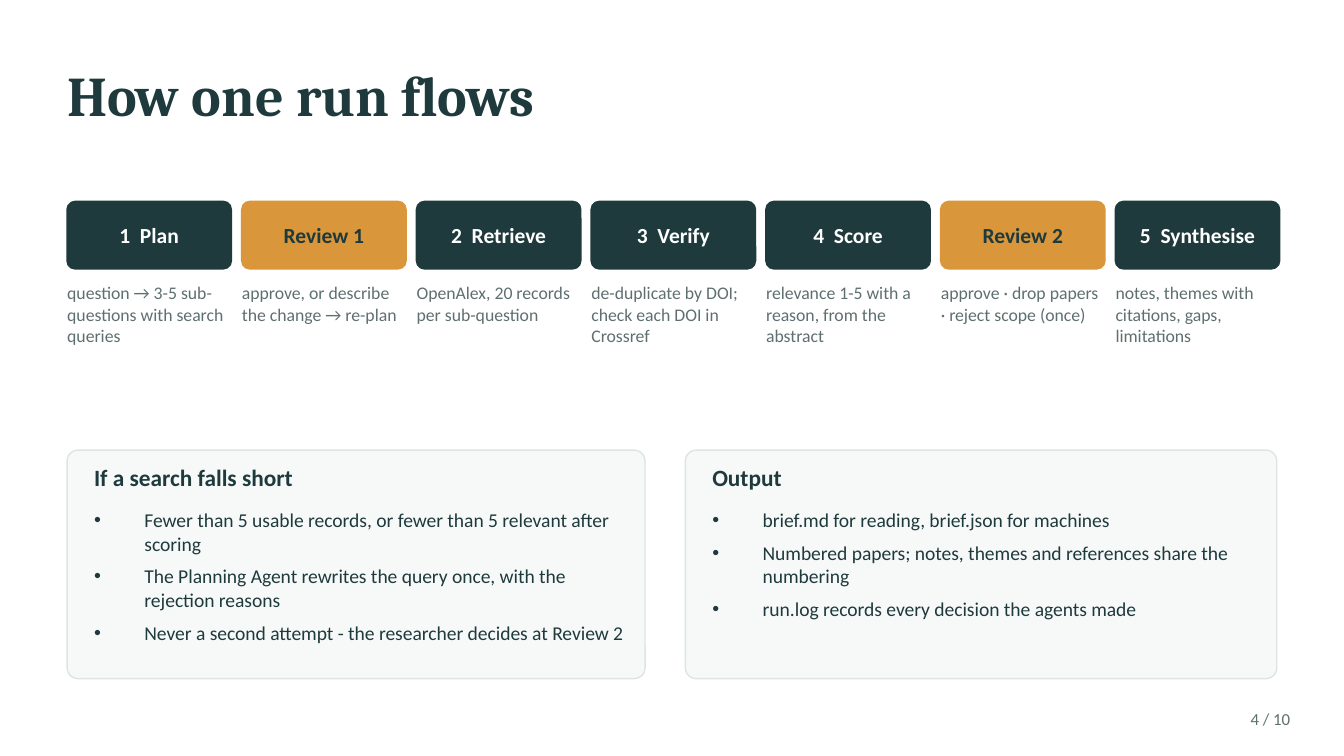
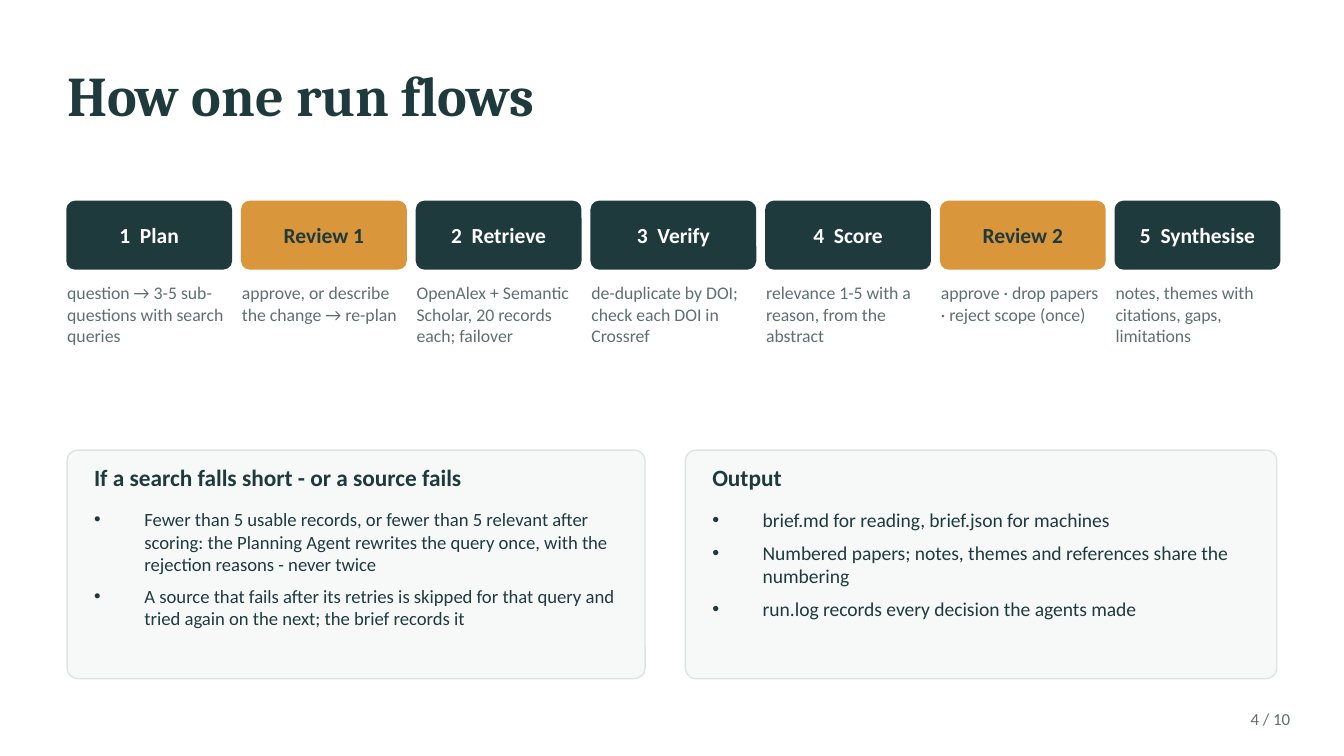
Before and after one commit to sergio88mi/research-agent, a slide deck: slide 4 of presentation/Research_Agent_Presentation.pptx. Drawn at 1344x756 pixels with LibreOffice and Linux fonts; fonts in the diff are those of the drawing. Boxes give left, top, right and bottom in pixels: in the first picture for what was removed or moved away, otherwise in the second. Text is boxed around its words. In the diff, an @@ line names an element or a change of style, - is before the commit and + after.

```diff
--- a/presentation/Research_Agent_Presentation.pptx
+++ b/presentation/Research_Agent_Presentation.pptx
@@ text at (417,286,569,344): text changed @@
-OpenAlex, 20 records per sub-question
+OpenAlex + Semantic Scholar, 20 records each; failover
@@ text at (94,469,461,486): text changed @@
-If a search falls short
+If a search falls short - or a source fails
@@ text at (144,513,614,628): text changed; size 10.5 to 10 pt @@
-• Fewer than 5 usable records, or fewer than 5 relevant after scoring
-• The Planning Agent rewrites the query once, with the rejection reasons
-• Never a second attempt - the researcher decides at Review 2
+• Fewer than 5 usable records, or fewer than 5 relevant after scoring: the Planning Agent rewrites the query once, with the rejection reasons - never twice
+• A source that fails after its retries is skipped for that query and tried again on the next; the brief records it
```
Also in this commit, not shown: 7 other slides changed, 2 other files.
